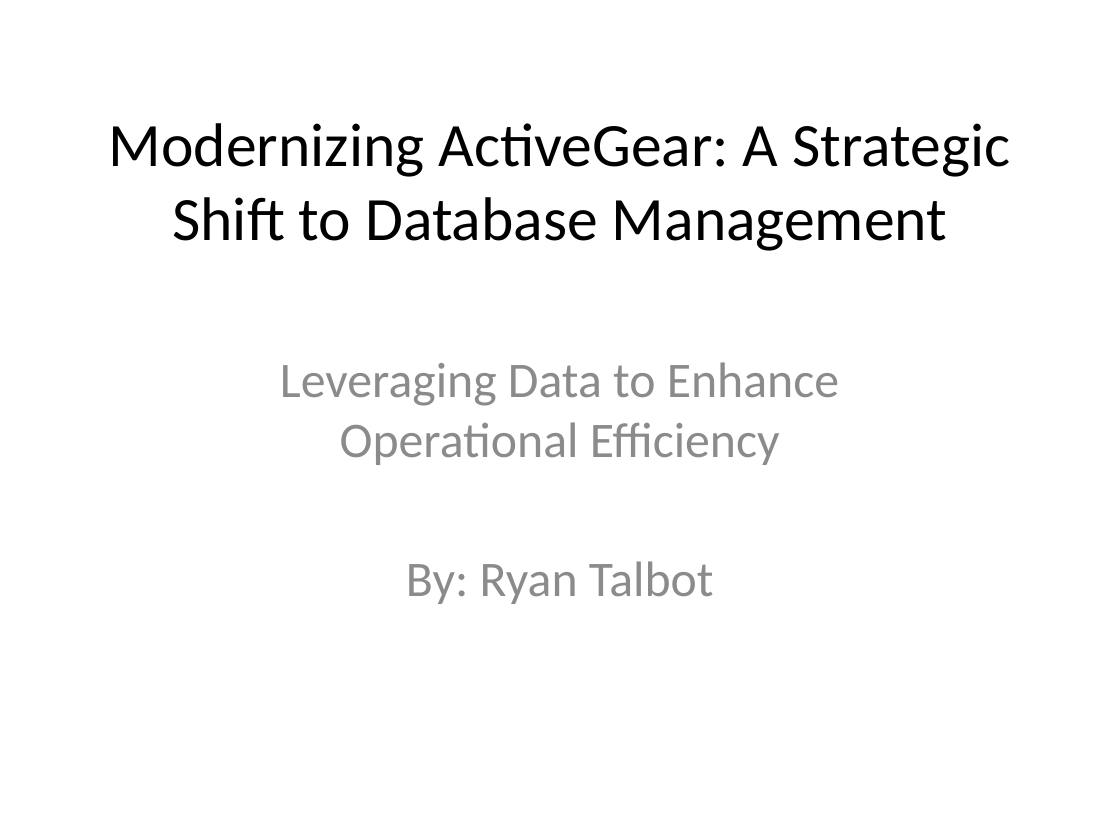
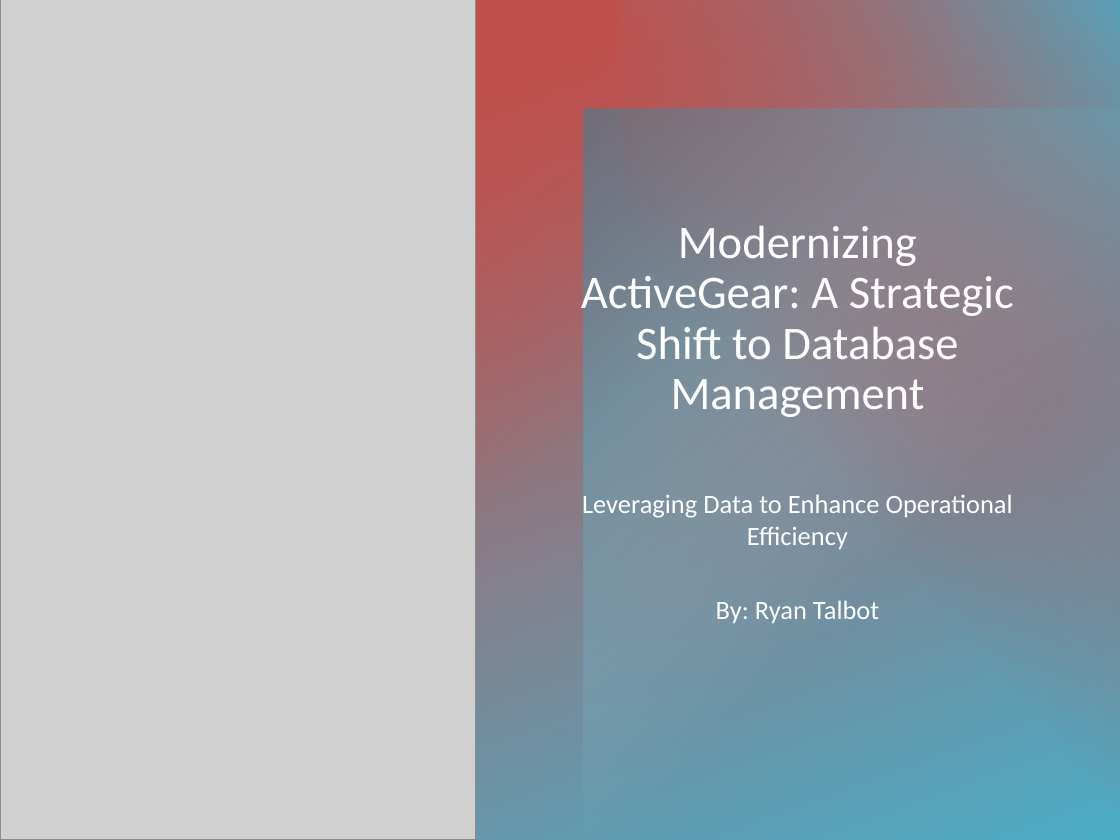
Before and after one commit to RyanJTalbot/MSDS, a slide deck: slide 1 of Core/Databases for Data Scientists Specialization/Relational Database Design /Week 5/ActiveGear_Presentation.pptx. Drawn at 1120x840 pixels with LibreOffice and Linux fonts; fonts in the diff are those of the drawing; grey boxes stand for pictures. Boxes give left, top, right and bottom in pixels: in the first picture for what was removed or moved away, otherwise in the second. Text is boxed around its words. In the diff, an @@ line names an element or a change of style, - is before the commit and + after.

Commit message:
Update database ppt

```diff
--- a/Core/Databases for Data Scientists Specialization/Relational Database Design /Week 5/ActiveGear_Presentation.pptx
+++ b/Core/Databases for Data Scientists Specialization/Relational Database Design /Week 5/ActiveGear_Presentation.pptx
@@ picture added at box(0, 0, 475, 840) @@
@@ group added at box(475, 0, 1120, 840): 4 rectangles @@
@@ title "Modernizing ActiveGear: A Strategic Shift ...": place and size @@
-title "Modernizing ActiveGear: A Strategic Shift ..." at box(109, 123, 1010, 251)
+title "Modernizing ActiveGear: A Strategic Shift ..." at box(581, 225, 1014, 417)
@@ title "Modernizing ActiveGear: A Strategic Shift ..." at box(581, 225, 1014, 417): size 39.6 to 30 pt, text colour #000000 to #FFFFFF; line spacing 1 to 0.9 @@
@@ subtitle "Leveraging Data to Enhance Operational ...": place and size @@
-subtitle "Leveraging Data to Enhance Operational ..." at box(280, 362, 839, 604)
+subtitle "Leveraging Data to Enhance Operational ..." at box(582, 494, 1013, 623)
@@ subtitle "Leveraging Data to Enhance Operational ..." at box(582, 494, 1013, 623): size 32 to 17 pt, text colour #8C8C8C to #FFFFFF; less space between paragraphs @@
```
Also in this commit, not shown: 3 other slides changed, 2 slides added, 6 slides removed, 4 other files.
